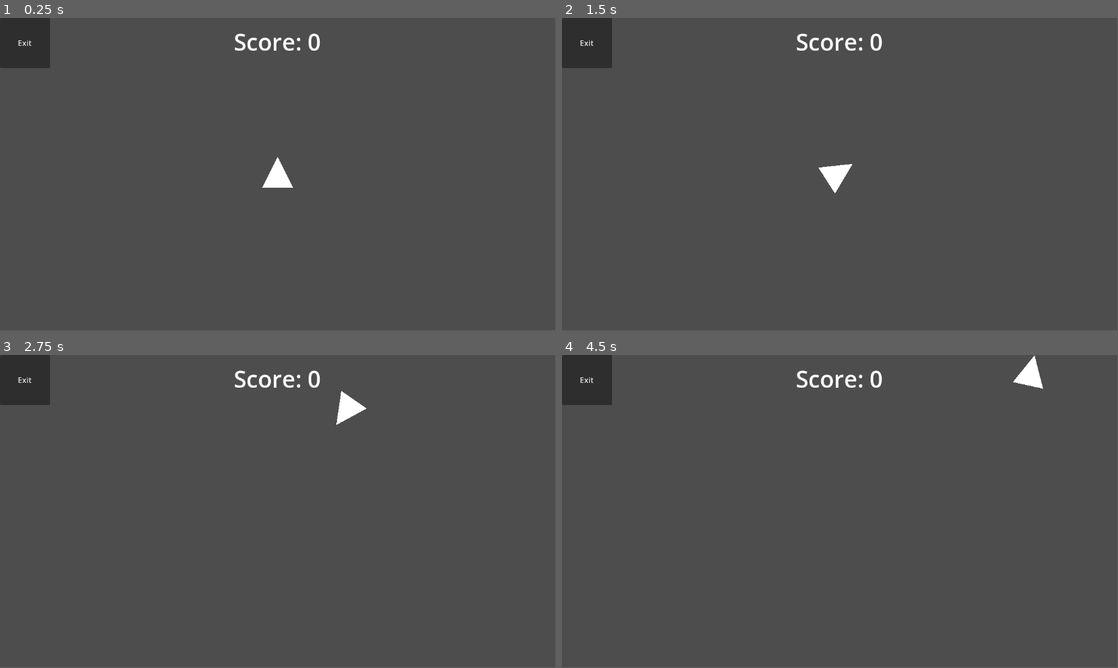
Above: before the commit, frames 1-4 (two rows, left to right).
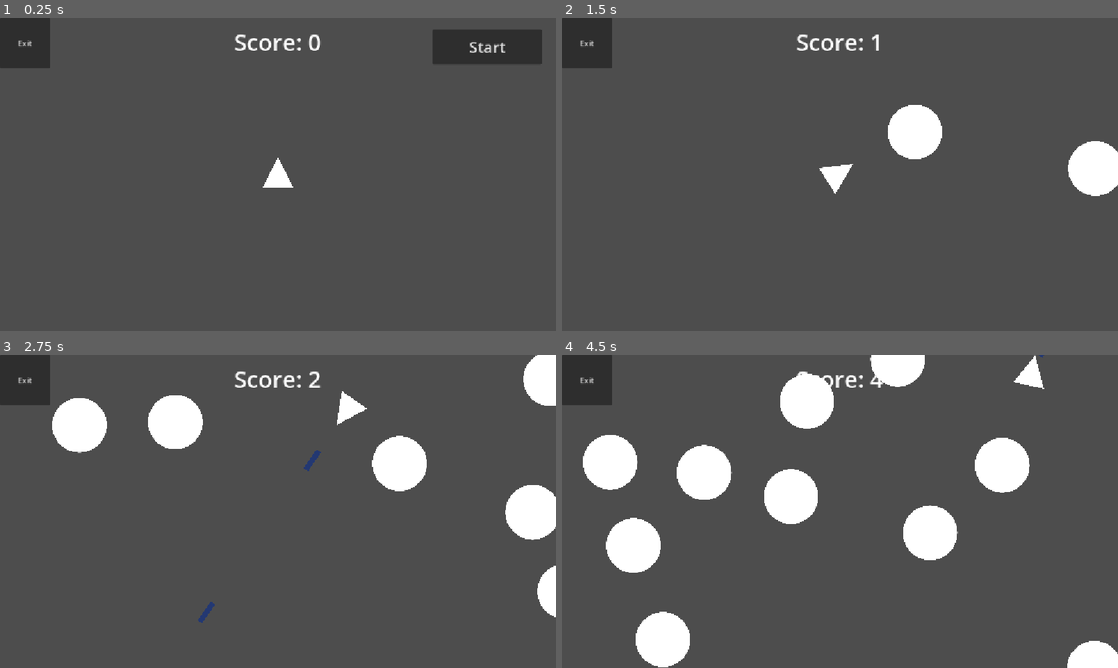
Above: after the commit, the same moments.

Repository: V3AI-Seven/processing-assignments-10
Game: Godot game, scene res://scenes/projects/asteroid_shooter.tscn
The game is run twice, just before and just after one commit, with the same random seed, the same clock (stepped at 60 frames per second) and the same inputs. This scene is started directly instead of the project's main scene.
Inputs (mouse positions are in pixels of both pictures, inside the frame that each line leads up to):
- Up to frame 1 (0.25 s): no input
- Up to frame 2 (1.5 s): click (1051, 46) at 0.5 s, where only the run after the commit has a clickable "Start"; tap Enter at 1.25 s; hold D from 1.28 s (still down); hold Space from 1.28 s (still down)
- Up to frame 3 (2.75 s): release D at 2.03 s; release Space at 2.03 s; hold S from 2.03 s (still down); tap Space at 2.1, 2.27, 2.57 s
- Up to frame 4 (4.5 s): release S at 2.78 s; hold D 2.78-3.53 s; hold Space 2.78-3.53 s; hold W 3.53-4.28 s; tap Space at 3.6, 3.77, 4.07 s; hold A from 4.28 s (still down); hold Space from 4.28 s (still down)
In our replay, the window is 799x449 before the commit and 800x450 after it. These sizes can differ from the game's own. Grey fills any space a smaller window leaves; there, only what the larger window draws over its background counts as a difference.

The runs differ from the first frame. In frame 1, 2.3% of the frame differs, in the area x 3-98%, y 3-55%; in frame 2, 2.9%; in frame 3, 7.0%; in frame 4, 12%, in the area x 3-100%, y 0-100%.

Commit message:
Minimum viable product reached

Diff:
--- a/project.godot
+++ b/project.godot
@@ -19,6 +19,10 @@
 
 Utilities="*res://scripts/Globals/utilities.gd"
 
+[display]
+
+window/stretch/mode="canvas_items"
+
 [dotnet]
 
 project/assembly_name="CompSci 10 Processing"
--- a/scenes/projects/asteroid_shooter.tscn
+++ b/scenes/projects/asteroid_shooter.tscn
@@ -1,17 +1,17 @@
-[gd_scene load_steps=14 format=3 uid="uid://b14glku3kr23n"]
+[gd_scene load_steps=22 format=3 uid="uid://b14glku3kr23n"]
 
 [ext_resource type="PackedScene" uid="uid://d4mmehk8jrrto" path="res://scenes/templates/exit_button.tscn" id="1_ybcku"]
 [ext_resource type="Script" uid="uid://b4y6yumhp0y13" path="res://scripts/AsteroidShooter/player.gd" id="2_afidj"]
 [ext_resource type="Script" uid="uid://dvfoble2cq0q7" path="res://scripts/AsteroidShooter/bullet.gd" id="2_asjkd"]
+[ext_resource type="Script" uid="uid://cdkarhoyyaww6" path="res://scripts/AsteroidShooter/start_button.gd" id="2_t13xm"]
 [ext_resource type="Texture2D" uid="uid://c6ra6w73t0bf7" path="res://scripts/AsteroidShooter/Media/White_triangle.svg.png" id="2_x37lq"]
-[ext_resource type="Script" uid="uid://bqutef4p3ttk3" path="res://scenes/projects/score_label.gd" id="4_8dmoq"]
+[ext_resource type="Script" uid="uid://bqutef4p3ttk3" path="res://scripts/AsteroidShooter/score_label.gd" id="4_8dmoq"]
 [ext_resource type="Texture2D" uid="uid://crb1vgkqapdjf" path="res://scripts/AsteroidShooter/Media/blue.png" id="4_afidj"]
-[ext_resource type="Script" uid="uid://x5swyj3bqhgi" path="res://scenes/projects/boulder.gd" id="7_llpqh"]
+[ext_resource type="Script" uid="uid://eykmsifyt7ym" path="res://scripts/AsteroidShooter/blur.gd" id="7_cuk1y"]
+[ext_resource type="Script" uid="uid://x5swyj3bqhgi" path="res://scripts/AsteroidShooter/boulder.gd" id="7_llpqh"]
 [ext_resource type="Texture2D" uid="uid://53unuext77eo" path="res://scripts/AsteroidShooter/Media/WhiteCircle.png" id="8_t13xm"]
-
-[sub_resource type="GDScript" id="GDScript_asjkd"]
-script/source = "extends Node2D
-"
+[ext_resource type="Script" uid="uid://cp17i6kmdevls" path="res://scripts/AsteroidShooter/animation_player.gd" id="9_b57t4"]
+[ext_resource type="Script" uid="uid://ws2sihpcdop6" path="res://scripts/AsteroidShooter/restart_button.gd" id="12_xpkfe"]
 
 [sub_resource type="RectangleShape2D" id="RectangleShape2D_x37lq"]
 size = Vector2(20, 664)
@@ -25,27 +25,97 @@
 [sub_resource type="CircleShape2D" id="CircleShape2D_cuk1y"]
 radius = 64.0
 
+[sub_resource type="Gradient" id="Gradient_b57t4"]
+offsets = PackedFloat32Array(0.5594059, 0.9786096)
+colors = PackedColorArray(0.5254902, 0.5254902, 0.5254902, 0.8039216, 0.5254902, 0.5254902, 0.5254902, 0.8039216)
+
+[sub_resource type="GradientTexture1D" id="GradientTexture1D_xpkfe"]
+gradient = SubResource("Gradient_b57t4")
+
+[sub_resource type="Animation" id="Animation_cuk1y"]
+length = 0.001
+tracks/0/type = "value"
+tracks/0/imported = false
+tracks/0/enabled = true
+tracks/0/path = NodePath("Score:position")
+tracks/0/interp = 1
+tracks/0/loop_wrap = true
+tracks/0/keys = {
+"times": PackedFloat32Array(0),
+"transitions": PackedFloat32Array(1),
+"update": 0,
+"values": [Vector2(-16, 16)]
+}
+tracks/1/type = "value"
+tracks/1/imported = false
+tracks/1/enabled = true
+tracks/1/path = NodePath("Score:theme_override_font_sizes/font_size")
+tracks/1/interp = 1
+tracks/1/loop_wrap = true
+tracks/1/keys = {
+"times": PackedFloat32Array(0),
+"transitions": PackedFloat32Array(1),
+"update": 1,
+"values": [48]
+}
+
+[sub_resource type="Animation" id="Animation_t13xm"]
+resource_name = "ScoreToCentre"
+tracks/0/type = "value"
+tracks/0/imported = false
+tracks/0/enabled = true
+tracks/0/path = NodePath("Score:position")
+tracks/0/interp = 2
+tracks/0/loop_wrap = true
+tracks/0/keys = {
+"times": PackedFloat32Array(0, 1),
+"transitions": PackedFloat32Array(1, 1),
+"update": 0,
+"values": [Vector2(-16, 16), Vector2(-16, 232)]
+}
+tracks/1/type = "value"
+tracks/1/imported = false
+tracks/1/enabled = true
+tracks/1/path = NodePath("Score:theme_override_font_sizes/font_size")
+tracks/1/interp = 1
+tracks/1/loop_wrap = true
+tracks/1/keys = {
+"times": PackedFloat32Array(0, 1),
+"transitions": PackedFloat32Array(1, 1),
+"update": 0,
+"values": [48, 128]
+}
+
+[sub_resource type="AnimationLibrary" id="AnimationLibrary_b57t4"]
+_data = {
+&"RESET": SubResource("Animation_cuk1y"),
+&"ScoreToCentre": SubResource("Animation_t13xm")
+}
+
 [node name="AsteroidShooter" type="Node2D"]
-script = SubResource("GDScript_asjkd")
-
-[node name="ExitButton" parent="." instance=ExtResource("1_ybcku")]
 
 [node name="OuterWalls" type="Node2D" parent="."]
 
 [node name="NegativeY" type="StaticBody2D" parent="OuterWalls"]
 position = Vector2(-8, 320)
+collision_layer = 4
+collision_mask = 4
 
 [node name="CollisionShape2D" type="CollisionShape2D" parent="OuterWalls/NegativeY"]
 shape = SubResource("RectangleShape2D_x37lq")
 
 [node name="PositiveY" type="StaticBody2D" parent="OuterWalls"]
 position = Vector2(1160, 320)
+collision_layer = 4
+collision_mask = 4
 
 [node name="CollisionShape2D" type="CollisionShape2D" parent="OuterWalls/PositiveY"]
 shape = SubResource("RectangleShape2D_x37lq")
 
 [node name="NegativeX" type="StaticBody2D" parent="OuterWalls"]
 position = Vector2(576, -8)
+collision_layer = 4
+collision_mask = 4
 
 [node name="CollisionShape2D" type="CollisionShape2D" parent="OuterWalls/NegativeX"]
 rotation = 1.5707964
@@ -53,6 +123,8 @@
 
 [node name="PositiveX" type="StaticBody2D" parent="OuterWalls"]
 position = Vector2(576, 656)
+collision_layer = 4
+collision_mask = 4
 
 [node name="CollisionShape2D" type="CollisionShape2D" parent="OuterWalls/PositiveX"]
 rotation = 1.5707964
@@ -60,6 +132,8 @@
 
 [node name="Bullet" type="CharacterBody2D" parent="."]
 position = Vector2(576, 320)
+collision_layer = 3
+collision_mask = 3
 script = ExtResource("2_asjkd")
 metadata/is_shot = false
 
@@ -73,20 +147,13 @@
 [node name="CollisionShape2D" type="CollisionShape2D" parent="Bullet/CollisionArea"]
 shape = SubResource("RectangleShape2D_asjkd")
 
-[node name="Score" type="Label" parent="."]
-offset_left = -16.0
-offset_top = 16.0
-offset_right = 1168.0
-offset_bottom = 83.0
-theme_override_font_sizes/font_size = 48
-text = "Score: 0"
-horizontal_alignment = 1
-script = ExtResource("4_8dmoq")
-
 [node name="Player" type="CharacterBody2D" parent="."]
 position = Vector2(576, 320)
+collision_layer = 7
+collision_mask = 7
 motion_mode = 1
 script = ExtResource("2_afidj")
+metadata/is_player = true
 
 [node name="CollisionPolygon2D" type="CollisionPolygon2D" parent="Player"]
 position = Vector2(0, 16)
@@ -100,14 +167,15 @@
 
 [node name="FireCooldown" type="Timer" parent="Player"]
 process_callback = 0
-wait_time = 0.1
+wait_time = 0.3
 one_shot = true
 
 [node name="Boulder" type="CharacterBody2D" parent="."]
 position = Vector2(576, -88)
-collision_layer = 2
-collision_mask = 2
+collision_layer = 3
+collision_mask = 3
 script = ExtResource("7_llpqh")
+metadata/is_in_play = false
 
 [node name="CollisionShape2D" type="CollisionShape2D" parent="Boulder"]
 shape = SubResource("CircleShape2D_cuk1y")
@@ -118,7 +186,62 @@
 texture = ExtResource("8_t13xm")
 
 [node name="SpawnTimer" type="Timer" parent="Boulder"]
+wait_time = 0.2
+
+[node name="Blur" type="TextureRect" parent="."]
+visible = false
+offset_left = -64.0
+offset_top = -24.0
+offset_right = 1200.0
+offset_bottom = 680.0
+texture = SubResource("GradientTexture1D_xpkfe")
+script = ExtResource("7_cuk1y")
+
+[node name="Score" type="Label" parent="."]
+offset_left = -16.0
+offset_top = 16.0
+offset_right = 1168.0
+offset_bottom = 191.0
+theme_override_font_sizes/font_size = 48
+text = "Score: 0"
+horizontal_alignment = 1
+script = ExtResource("4_8dmoq")
+
+[node name="AnimationPlayer" type="AnimationPlayer" parent="."]
+libraries = {
+&"": SubResource("AnimationLibrary_b57t4")
+}
+script = ExtResource("9_b57t4")
+
+[node name="StartButton" type="Button" parent="."]
+offset_left = 896.0
+offset_top = 24.0
+offset_right = 1123.0
+offset_bottom = 96.0
+theme_override_font_sizes/font_size = 32
+text = "Start"
+script = ExtResource("2_t13xm")
+
+[node name="ExitButton" parent="." instance=ExtResource("1_ybcku")]
+
+[node name="RestartButton" type="Button" parent="."]
+visible = false
+offset_left = 112.0
+offset_right = 216.0
+offset_bottom = 104.0
+text = "Restart"
+script = ExtResource("12_xpkfe")
 
 [connection signal="point_scored" from="Bullet" to="Score" method="score_updated"]
+[connection signal="body_entered" from="Bullet/CollisionArea" to="Bullet" method="score_point"]
+[connection signal="blur_on" from="Player" to="Blur" method="blur_on"]
 [connection signal="fire_shot" from="Player" to="Bullet" method="fire_shot"]
+[connection signal="game_end" from="Player" to="Boulder" method="game_end"]
+[connection signal="game_end" from="Player" to="AnimationPlayer" method="game_end"]
+[connection signal="game_end" from="Player" to="RestartButton" method="enable_visibility"]
 [connection signal="position_updated" from="Player" to="Bullet" method="recieve_position"]
+[connection signal="hit_player" from="Boulder" to="Player" method="hit_boulder"]
+[connection signal="timeout" from="Boulder/SpawnTimer" to="Boulder" method="new_boulder"]
+[connection signal="blur_off" from="StartButton" to="Blur" method="blur_off"]
+[connection signal="pressed" from="StartButton" to="Player" method="start_game"]
+[connection signal="pressed" from="StartButton" to="Boulder" method="start_game"]
--- a/scenes/projects/boulder.gd
+++ /dev/null
@@ -1,51 +0,0 @@
-extends CharacterBody2D
-var is_clone = false
-
-func _ready() -> void:
-	if is_clone:
-		var spawn_side = randi_range(1,4)
-		var spawnX
-		var spawnY
-		match spawn_side:
-			1: #negative x
-				spawnX = randi_range(64,1088)
-				spawnY = 736
-
-			2: #positive x
-				spawnX = randi_range(64,1088)
-				spawnY = 96
-
-			3: #negative y
-				spawnX = -64
-				spawnY = randi_range(64,576)
-
-			4: #positive y
-				spawnX = 1216
-				spawnY = randi_range(64,576)
-
-
-		position.x = spawnX
-		position.y = spawnY
-
-		visible = true
-
-		print("Clone ready")
-
-	else:
-		print("Not clone")
-		visible = false
-
-func new_boulder() -> void: # TODO: still need to connect to timer and test
-	print("Generating new boulder")
-
-	var boulder_clone = duplicate()
-	boulder_clone.is_clone = true
-
-	get_tree().current_scene.add_child(boulder_clone)
-
-
-func _physics_process(delta) -> void:
-	if is_clone == true:
-		var collision = move_and_collide(velocity * delta)
-		if collision:
-			velocity = velocity.bounce(collision.get_normal())
--- a/scenes/projects/bullet.gd
+++ /dev/null
@@ -1,22 +0,0 @@
-extends CharacterBody2D
-
-const fire_speed = 600 #pixels/s
-
-var is_shot = false
-
-func _ready() -> void:
-	if is_shot == true:
-		visible = true
-	else:
-		visible = false
-
-func recieve_position(incoming_position:Vector2, incoming_rotation:float):
-	if is_shot == false:
-		position = incoming_position
-		rotation = incoming_rotation
-
-func _physics_process(delta: float) -> void:
-	if is_shot == true:
-		velocity.y = fire_speed
-		velocity = velocity.rotated(rotation)
-		move_and_slide()
--- a/scenes/projects/score_label.gd
+++ /dev/null
@@ -1,4 +0,0 @@
-extends Label
-
-func score_updated(new_score:int):
-	text = "Score: " +str(new_score)
--- /dev/null
+++ b/scripts/AsteroidShooter/animation_player.gd
@@ -0,0 +1,6 @@
+extends AnimationPlayer
+const animation_delay = 0.2# seconds
+
+func game_end() -> void:#connected with signal
+	await get_tree().create_timer(animation_delay).timeout #magic line that is basically python's time.sleep()
+	play("ScoreToCentre")
--- /dev/null
+++ b/scripts/AsteroidShooter/blur.gd
@@ -0,0 +1,7 @@
+extends TextureRect
+
+func blur_on() -> void:#connected with signal
+	visible = true
+
+func blur_off() -> void:#connected with signal
+	visible = false
--- /dev/null
+++ b/scripts/AsteroidShooter/boulder.gd
@@ -0,0 +1,103 @@
+extends CharacterBody2D
+const bounciness = 0.85 #how much momentum should be kept after bouncing
+
+var move_speed = 200
+
+var is_clone = false
+var game_running = false
+
+var impact
+var clones = []
+
+signal hit_player(hit_position: Vector2)
+
+func _ready() -> void: #runs when the boulder is added to the game(on start or as clone)
+	if is_clone:
+		move_speed = randi_range(175,300)
+
+		var spawn_side = randi_range(1,4)
+		var spawnX#spawn x coordinate
+		var spawnY #spawn y coordinate
+
+		var spawnRot # spawning rotation
+		#deciding spawn location
+		match spawn_side:
+			1: #negative x
+				spawnX = randi_range(64,1088)
+				spawnY = 736
+
+				spawnRot = randf_range(120,240)
+
+			2: #positive x
+				spawnX = randi_range(64,1088)
+				spawnY = 96
+
+				spawnRot = randf_range(-120,-240)
+
+			3: #negative y
+				spawnX = -64
+				spawnY = randi_range(64,576)
+
+				spawnRot = randf_range(120,30)
+
+			4: #positive y
+				spawnX = 1216
+				spawnY = randi_range(64,576)
+
+				spawnRot = randf_range(-120,-30)
+
+		position.x = spawnX #set boulder position
+		position.y = spawnY#set boulder position
+
+		visible = true
+
+		rotation_degrees = spawnRot #rotate boulder
+		velocity = global_transform.y * -move_speed #rotate velocity to rotation
+
+		#print("[Asteroid] Clone ready")
+
+	else:
+		#print("[Asteroid] Not clone")
+		visible = false
+
+func new_boulder() -> void: #function for generating boulder clones, connected with signal to timer
+
+	var boulder_clone = duplicate() #clone boulder
+	boulder_clone.is_clone = true #tell it it is a clone
+	boulder_clone.set_meta("is_in_play", true) #tell it it is being used
+
+	clones.append(boulder_clone) #append to list of clones
+
+	get_tree().current_scene.add_child(boulder_clone) # actually add it to the scene(making it real)
+
+func start_game() -> void:#connected with signal
+	$SpawnTimer.start()
+	game_running = true
+
+func destroy() -> void: #used to kill the clone
+	if is_clone == true:
+		queue_free() # kills the clone
+
+func game_end() -> void: #connected with signal
+	velocity = Vector2.ZERO
+	$SpawnTimer.stop()
+	for clone in clones:
+		if clone != null:
+			clone.queue_free()
+
+func _physics_process(delta) -> void:#runs at a fixed rate, and delta is time between ticks(updates)
+	if is_clone == true:
+		impact = move_and_collide(velocity*delta) #Built in function to have nice movement, velocity, and collision
+
+		if impact != null:
+			var collider = impact.get_collider() #get the data of the object that hit the asteroid
+			if collider.has_meta("is_player") and collider.get_meta("is_player") == true: #check if it is the player
+				hit_player.emit(position)
+				velocity = Vector2.ZERO
+			else:
+				var impact_normal = impact.get_normal() # get the normal of the collision
+
+				velocity = velocity.bounce(impact_normal) * bounciness #calculate how much the boulder should bounce
+
+				impact = null
+				impact = move_and_collide(velocity*delta) #calculate motion again, to prevent overwriting velocity
--- a/scripts/AsteroidShooter/bullet.gd
+++ b/scripts/AsteroidShooter/bullet.gd
@@ -5,14 +5,17 @@
 var is_shot = false
 var score = 0
 
-signal point_scored(new_score:int)
+signal point_scored(scored:int)
 
-func score_point(object):
-	if object.is_clone == true and is_shot == true:
-		object.queue_free()
-		score += 1
-		point_scored.emit(score)
-		queue_free()
+func score_point(object):#linked with signal
+	if is_shot == true:
+		print("[Asteroid] bullet hit something")
+		print(str(object))
+		if object.has_meta("is_in_play") == true and object.get_meta("is_in_play") == true:
+			print("[Asteroid] bullet hit a boulder")
+			object.queue_free()
+			point_scored.emit(1)
+			queue_free()
 
 func _ready() -> void:# runs when loaded(normally or as clone)
 	if is_shot == true:
@@ -22,7 +25,7 @@
 		#print("[Asteroid] Regular bullet")
 		visible = false
 
-func fire_shot():
+func fire_shot():#linked with signal
 	#print("[Asteroid] Bullet cloned")
 	var bullet_clone = duplicate()
 
@@ -31,6 +34,7 @@
 
 	get_tree().current_scene.add_child(bullet_clone)
 
+#linked with signal
 func recieve_position(incoming_position:Vector2, incoming_rotation:float): #used to ensure bullet tracks with player
 	if is_shot == false:
 		position = incoming_position
--- a/scripts/AsteroidShooter/player.gd
+++ b/scripts/AsteroidShooter/player.gd
@@ -1,40 +1,57 @@
 extends CharacterBody2D
+
+#Name:Grayson
+#Date: Oct 24, 2025
+#Course: Grade 10 Intro to Computers and stuff
+#Project Description: Goal is to have a player move around and shoot asteroids(boulders).
+
 
 const roll_speed = 5 #rad/s
 const move_speed = 350 #pixels/s
 
 signal position_updated(outgoing_position:Vector2, outgoing_rotation: float)
 signal fire_shot()
+signal game_end()
+signal blur_on() #enables a blur to make text on top more visible
 
+var game_running = false
+var can_move = true
+
+func start_game() -> void:#linked with signal
+	game_running = true
+
+func hit_boulder(hit_position:Vector2) -> void:#connected with signal
+	can_move = false
+	game_end.emit()
+	blur_on.emit()
 
 func _physics_process(delta: float) -> void:#runs at a fixed rate, and delta is time between ticks(updates)
 
-	#bullet shooting
-	if Input.is_key_pressed(KEY_SPACE):
-		if $FireCooldown.is_stopped():
-			$FireCooldown.start()
-			#print("[Asteroid] Shooting bullet")
-			fire_shot.emit()
+	if can_move == true: #used to disable player control
+		#bullet shooting
+		if Input.is_key_pressed(KEY_SPACE):
+			if $FireCooldown.is_stopped():
+				$FireCooldown.start()
+				fire_shot.emit()
 
-	#roll control
-	var target_roll = 0
-	if Input.is_key_pressed(KEY_A):
-		target_roll += -roll_speed * delta
-	if Input.is_key_pressed(KEY_D):
-		target_roll += roll_speed * delta
-	rotate(target_roll)
+		#roll control
+		var target_roll = 0
+		if Input.is_key_pressed(KEY_A):
+			target_roll += -roll_speed * delta
+		if Input.is_key_pressed(KEY_D):
+			target_roll += roll_speed * delta
+		rotate(target_roll)
 
-	#movement
-	var target_velocity = Vector2.ZERO
-	if Input.is_key_pressed(KEY_W):
-		target_velocity.y += -move_speed
-	if Input.is_key_pressed(KEY_S):
-		target_velocity.y += move_speed
+		#movement
+		var target_velocity = Vector2.ZERO
+		if Input.is_key_pressed(KEY_W):
+			target_velocity.y += -move_speed
+		if Input.is_key_pressed(KEY_S):
+			target_velocity.y += move_speed
 
-	#print("[Asteroid] target velocity = "+str(target_velocity.y))
-	target_velocity = target_velocity.rotated(rotation)
+		target_velocity = target_velocity.rotated(rotation)
 
-	velocity = target_velocity
-	#print("[Asteroid] velocity = "+str(velocity.y))
-	move_and_slide()
-	position_updated.emit(position,rotation)
+		velocity = target_velocity
+
+		move_and_slide()
+		position_updated.emit(position,rotation)
--- /dev/null
+++ b/scripts/AsteroidShooter/restart_button.gd
@@ -0,0 +1,7 @@
+extends Button
+
+func _pressed() -> void: #called when button pressed
+	get_tree().change_scene_to_file("res://scenes/projects/asteroid_shooter.tscn")
+
+func enable_visibility() -> void: #connected with signal
+	visible = true
--- /dev/null
+++ b/scripts/AsteroidShooter/score_label.gd
@@ -0,0 +1,6 @@
+extends Label
+var score = 0
+
+func score_updated(scored:int): #linked with signal
+	score += scored
+	text = "Score: " +str(score)
--- /dev/null
+++ b/scripts/AsteroidShooter/start_button.gd
@@ -0,0 +1,6 @@
+extends Button
+signal blur_off()
+
+func _pressed() -> void: #built in function to button, triggered when pressed
+	visible = false
+	blur_off.emit()
Not shown, removed: scenes/projects/bullet.gd.uid
Not shown, added: scripts/AsteroidShooter/animation_player.gd.uid
Not shown, added: scripts/AsteroidShooter/blur.gd.uid
Renamed: scenes/projects/boulder.gd.uid -> scripts/AsteroidShooter/boulder.gd.uid
Not shown, added: scripts/AsteroidShooter/restart_button.gd.uid
Renamed: scenes/projects/score_label.gd.uid -> scripts/AsteroidShooter/score_label.gd.uid
Not shown, added: scripts/AsteroidShooter/start_button.gd.uid
